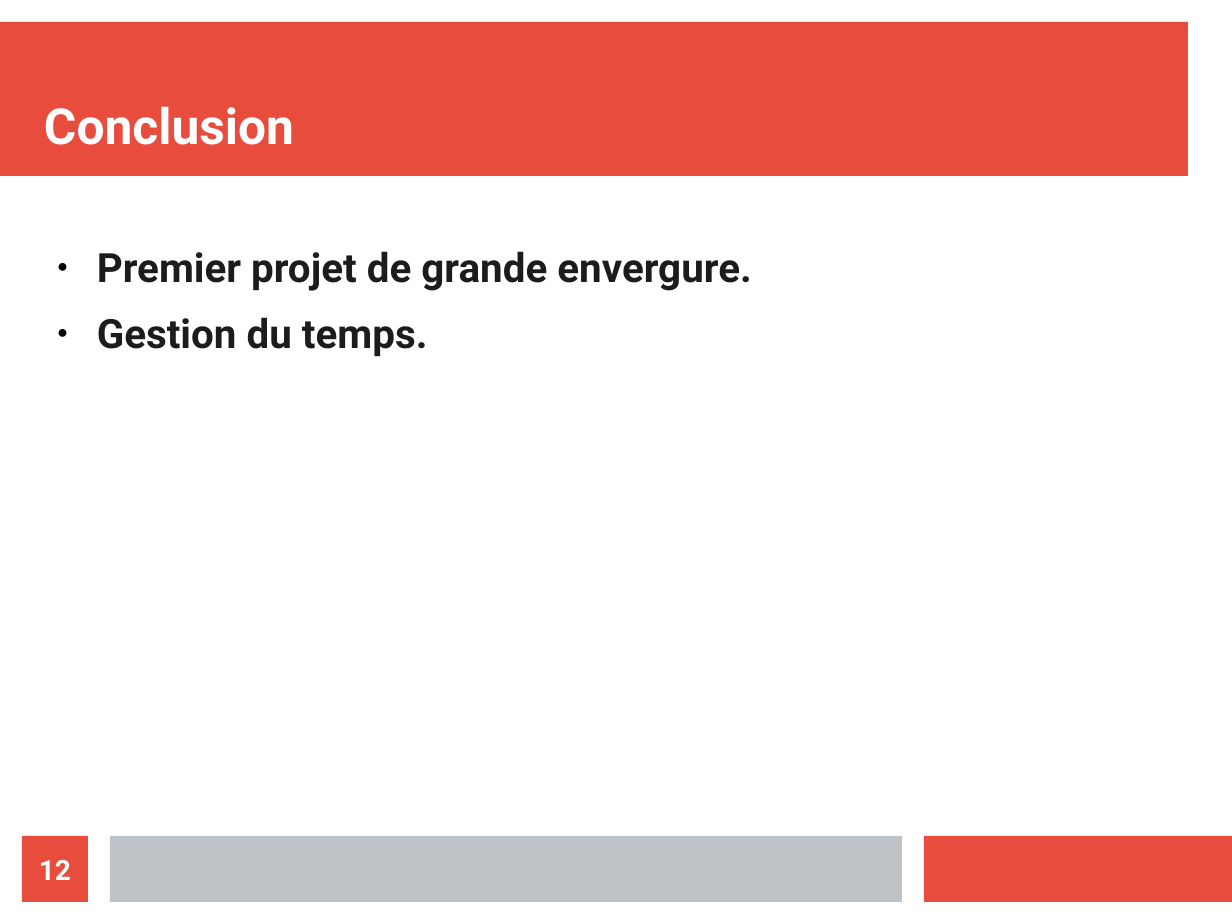
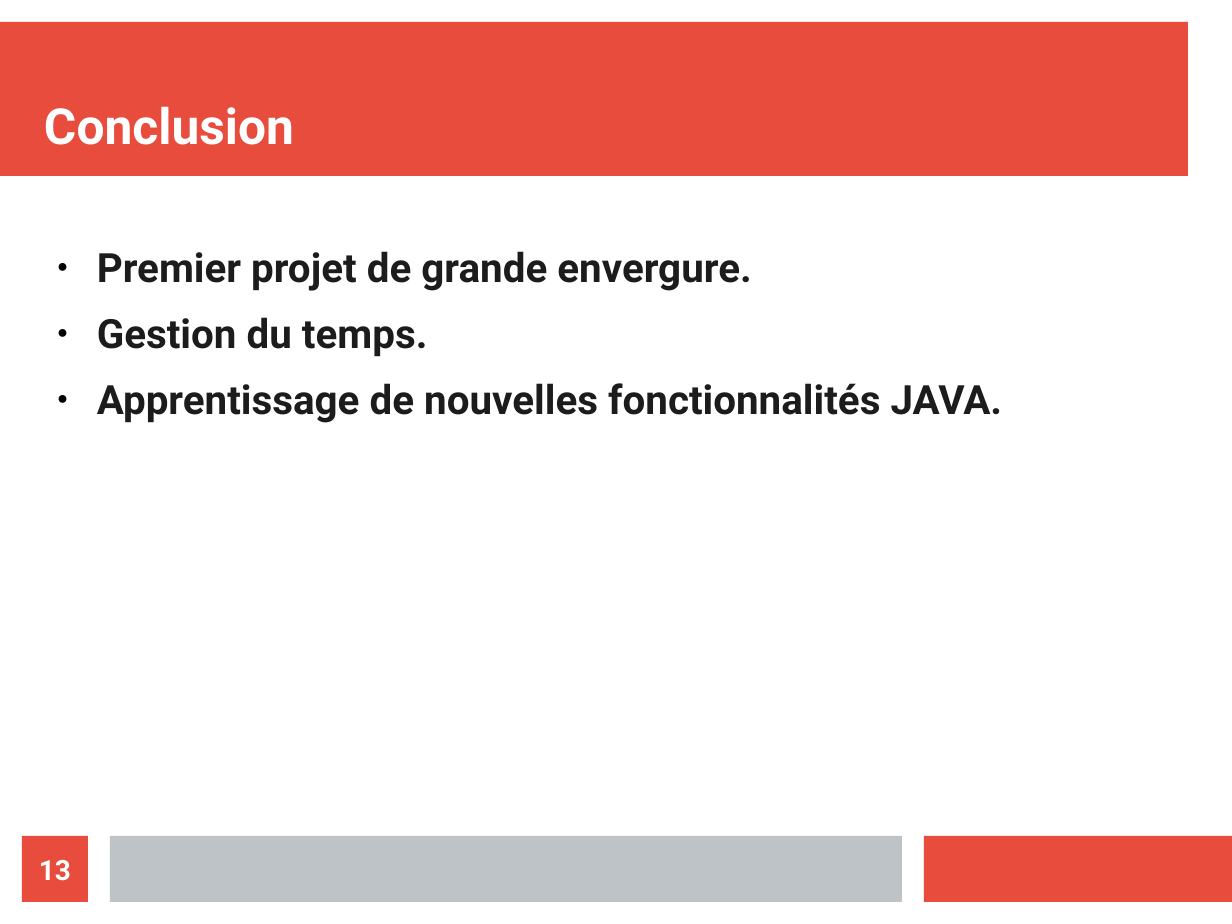
Before and after one commit to CravateRouge/JeVaisLeFaire, a slide deck: slide 13 of presBatailleNavale.odp (slide 12 before the commit). Drawn at 1232x924 pixels with LibreOffice and Linux fonts; fonts in the diff are those of the drawing. Boxes give left, top, right and bottom in pixels: in the first picture for what was removed or moved away, otherwise in the second. Text is boxed around its words. In the diff, an @@ line names an element or a change of style, - is before the commit and + after.

```diff
--- a/presBatailleNavale.odp
+++ b/presBatailleNavale.odp
@@ text at (x1=97, y1=383, x2=1003, y2=423): paragraph added @@
+● Apprentissage de nouvelles fonctionnalités JAVA.
@@ page number at (x1=39, y1=860, x2=71, y2=881): text changed @@
-12
+13
```
Also in this commit, not shown: 1 slide added, 1 other file.
